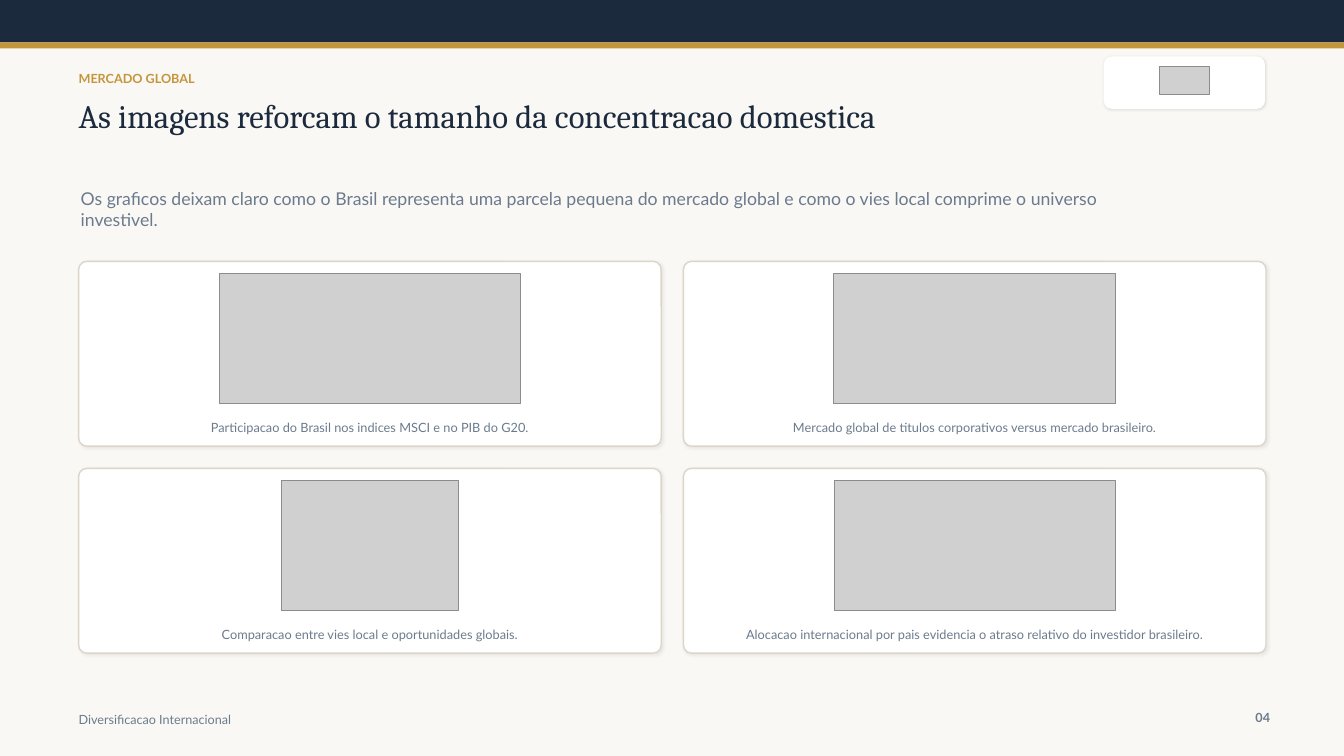
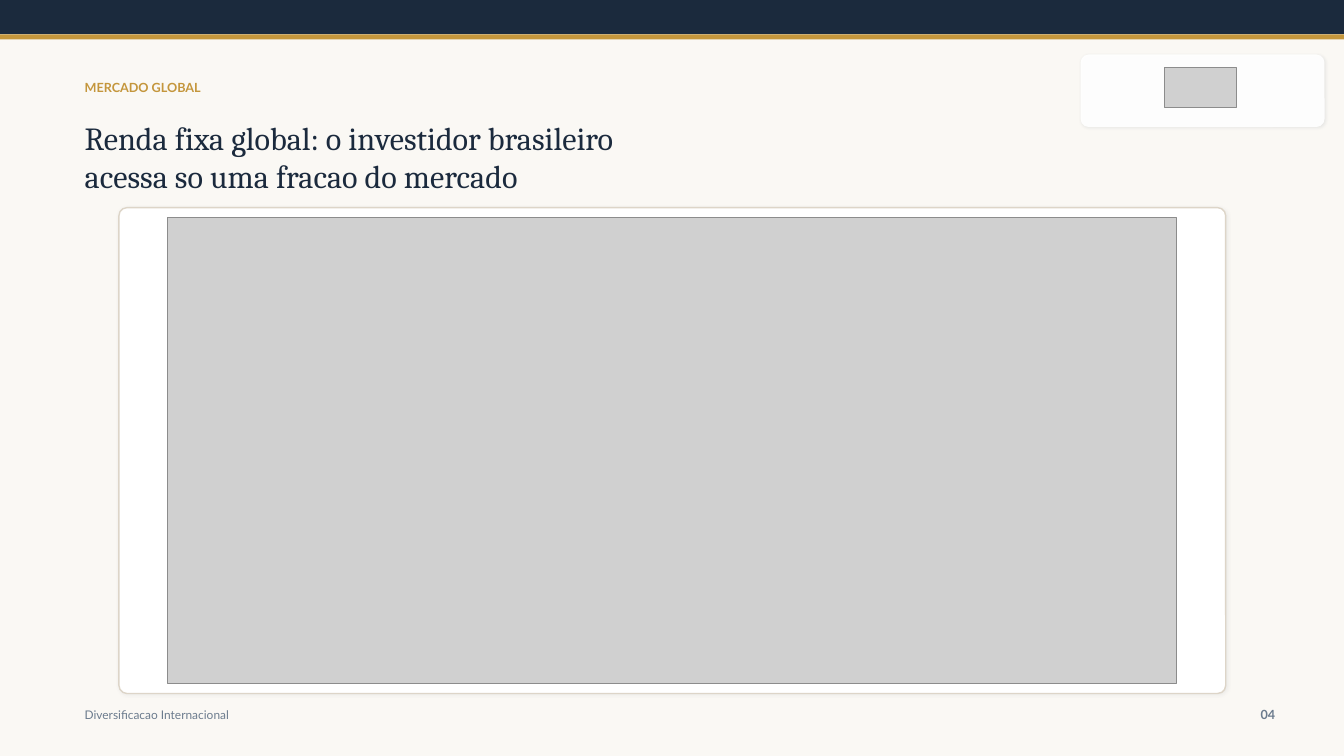
Before and after one commit to ArturLauriano/ApresentacaoOffshore, a slide deck: slide 4 of materials/presentations/por-que-investir-exterior-cliente-apresentacao.pptx. Drawn at 1344x756 pixels with LibreOffice and Linux fonts; fonts in the diff are those of the drawing; grey boxes stand for pictures. Boxes give left, top, right and bottom in pixels: in the first picture for what was removed or moved away, otherwise in the second. Text is boxed around its words. In the diff, an @@ line names an element or a change of style, - is before the commit and + after.

```diff
--- a/materials/presentations/por-que-investir-exterior-cliente-apresentacao.pptx
+++ b/materials/presentations/por-que-investir-exterior-cliente-apresentacao.pptx
@@ rectangle: place and size @@
-rectangle at box(0, 0, 1344, 42)
+rectangle at box(0, 0, 1344, 34)
@@ rectangle: place and size @@
-rectangle at box(0, 42, 1344, 48)
+rectangle at box(0, 34, 1344, 39)
@@ rounded rectangle: place and size @@
-rounded rectangle at box(1104, 56, 1265, 109)
+rounded rectangle at box(1081, 54, 1325, 127)
@@ rounded rectangle at box(1081, 54, 1325, 127): fill #FFFFFF to #FFFFFF at 95% opacity; shadow changed; proportions changed @@
@@ text "MERCADO GLOBAL": place and size @@
-text "MERCADO GLOBAL" at box(79, 74, 195, 83)
+text "MERCADO GLOBAL" at box(85, 83, 201, 92)
@@ picture: place and size @@
-picture at box(1159, 67, 1210, 95)
+picture at box(1166, 68, 1237, 108)
@@ text "Renda fixa global: o investidor ..." at box(85, 127, 613, 189): vertical alignment top to middle @@
@@ text at box(85, 127, 613, 189): text changed; size 23.3 to 23 pt @@
-As imagens reforcam o tamanho da concentracao domestica
+Renda fixa global: o investidor brasileiro acessa so uma fracao do mercado
@@ text removed at box(81, 192, 1097, 226) @@
-Os graficos deixam claro como o Brasil representa uma parcela pequena do mercado global e como o vies local comprime o universo investivel.
@@ rounded rectangle added at box(119, 208, 1226, 694), fill #FFFFFF, outline #DDD5C8 1 pt @@
@@ picture: place and size @@
-picture at box(834, 273, 1116, 403)
+picture at box(168, 218, 1178, 684)
@@ rounded rectangle removed at box(79, 261, 661, 446) @@
@@ rounded rectangle removed at box(684, 261, 1266, 446) @@
@@ picture removed at box(220, 273, 520, 403) @@
@@ text removed at box(211, 422, 528, 434) @@
-Participacao do Brasil nos indices MSCI e no PIB do G20.
@@ text removed at box(793, 422, 1156, 435) @@
-Mercado global de titulos corporativos versus mercado brasileiro.
@@ rounded rectangle removed at box(79, 469, 661, 653) @@
@@ rounded rectangle removed at box(684, 469, 1266, 653) @@
@@ picture removed at box(281, 481, 459, 611) @@
@@ picture removed at box(835, 481, 1115, 611) @@
@@ text removed at box(222, 629, 518, 642) @@
-Comparacao entre vies local e oportunidades globais.
@@ text removed at box(746, 629, 1203, 641) @@
-Alocacao internacional por pais evidencia o atraso relativo do investidor brasileiro.
@@ text "Diversificacao Internacional" at box(85, 710, 229, 719): size 9 to 8.5 pt @@
@@ text "04": place and size @@
-text "04" at box(1255, 713, 1270, 722)
+text "04" at box(1261, 710, 1276, 719)
```
Also in this commit, not shown: 7 other slides changed, 13 slides added, 7 slides removed, 14 other files.
